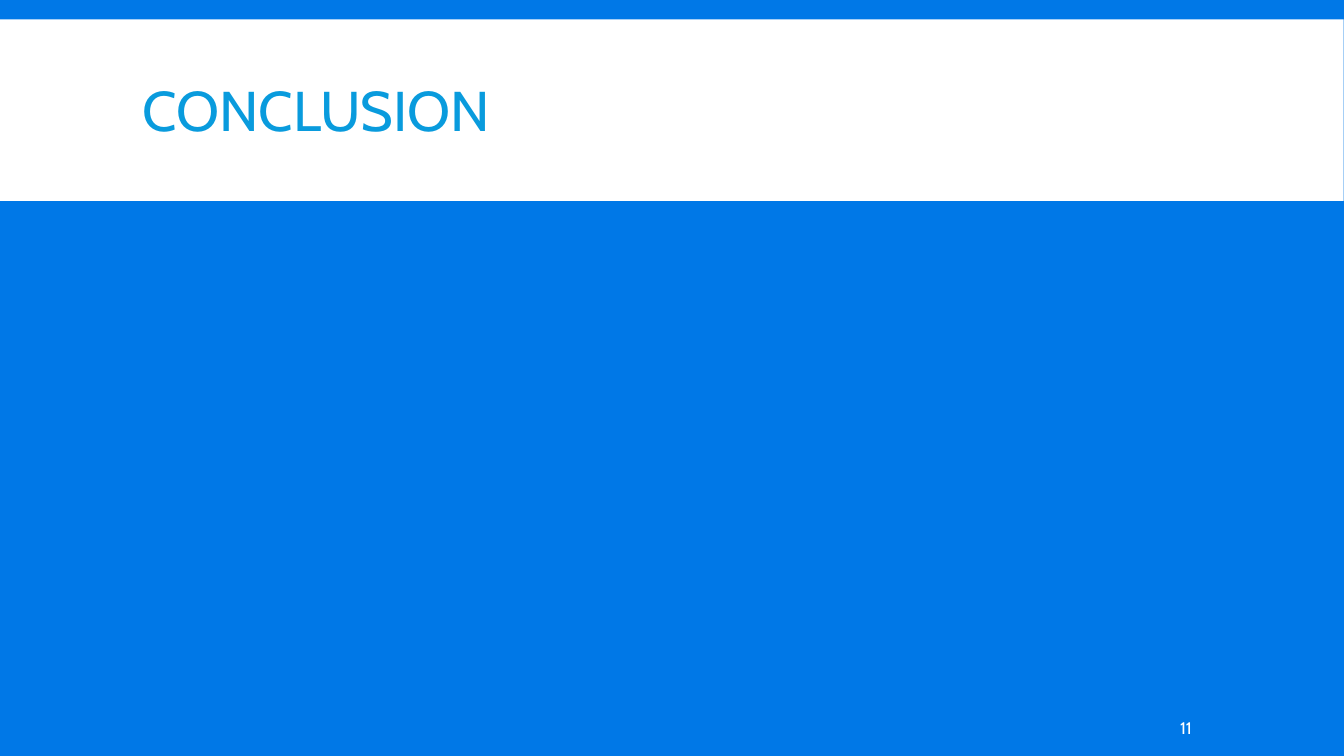
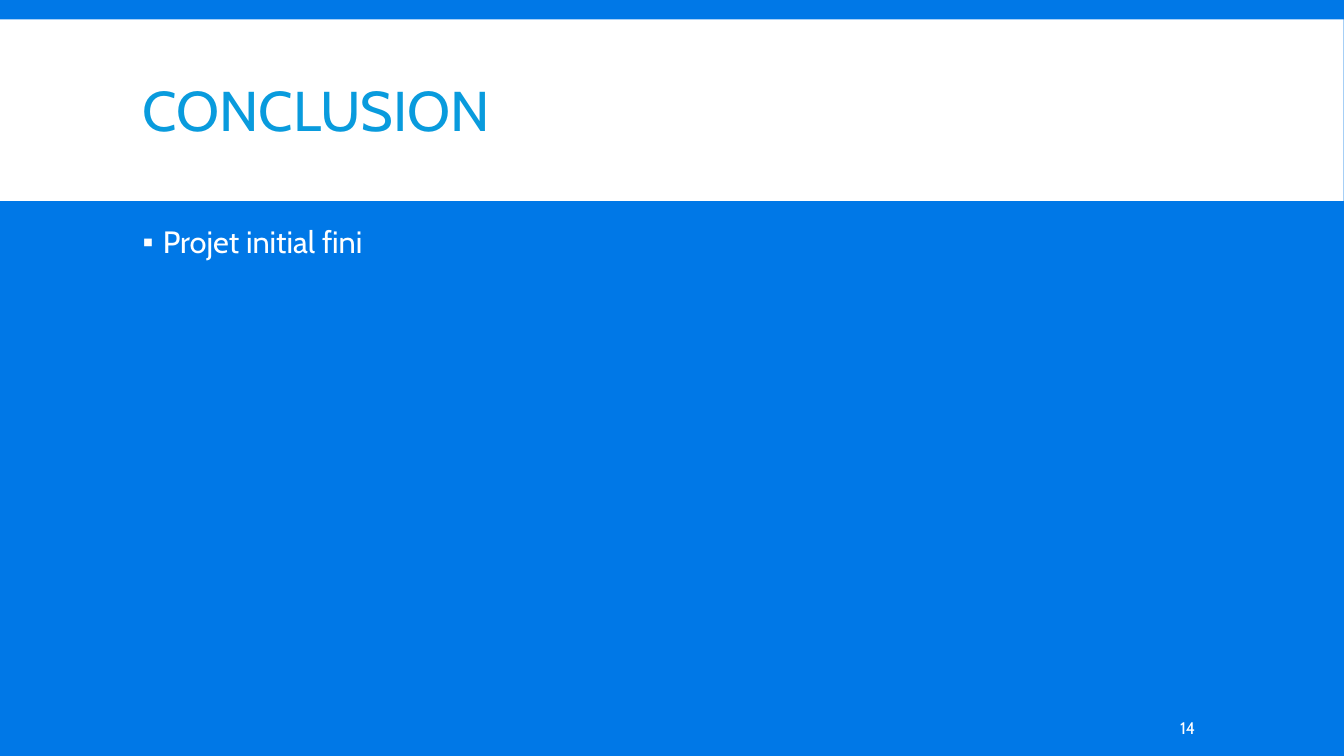
Before and after one commit to RetroAsh/CoEtu, a slide deck: slide 14 of rapports/Freetu.pptx (slide 11 before the commit). Drawn at 1344x756 pixels with LibreOffice and Linux fonts; fonts in the diff are those of the drawing. Boxes give left, top, right and bottom in pixels: in the first picture for what was removed or moved away, otherwise in the second. Text is boxed around its words. In the diff, an @@ line names an element or a change of style, - is before the commit and + after.

```diff
--- a/rapports/Freetu.pptx
+++ b/rapports/Freetu.pptx
@@ text added at <box>163,230,362,260</box>, 22 pt, text #FFFFFF @@
+▪ Projet initial fini
@@ page number at <box>1180,722,1195,734</box>: text changed @@
-11
+14
```
Also in this commit, not shown: 6 other slides changed, 5 slides added, 2 slides removed, 3 other files.
